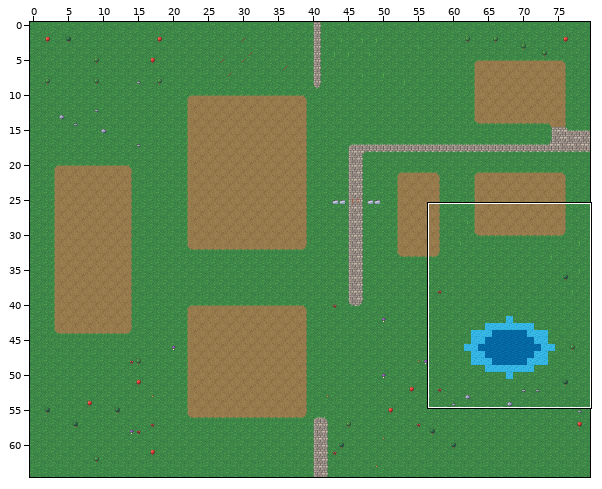
Tiled map, stored at art/own/Maps/Farm_Foraging.tmx. The first picture is a wide view before the edit; the outline marks the close-up.
Close-up. Before the edit:
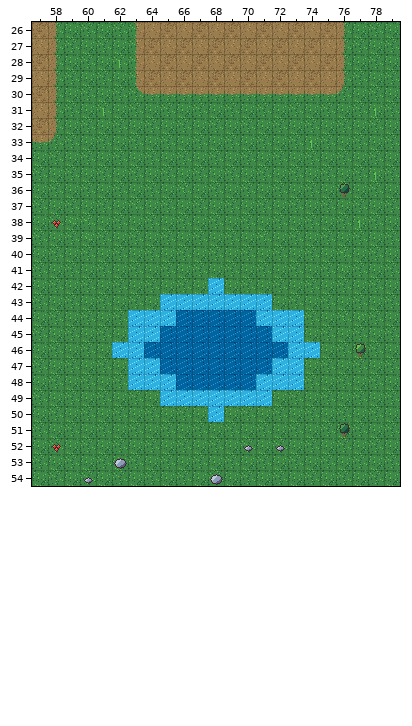
Cells are 16x16 px. Shown: x 57..79, y 26..54. The commit also changed other parts of the map, which this record leaves out.
After:
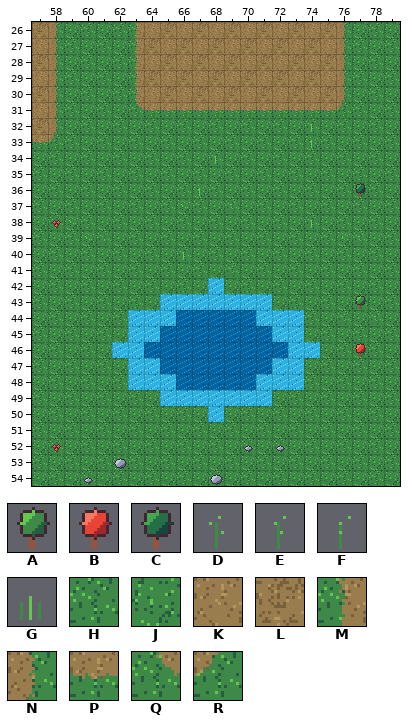
Key: from "Paths": A 9, B 10, C 11, D 13, E 14, F 15, G 22; from "terrain": H 0, J 1, K 4, L 5, M 32, N 37, P 39, Q 40, R 41.
_ is an empty cell.
Tiles replaced or removed in this view: A, C, D, E, F, G, H, J, P, Q, R.
Difference:
Changed rows in their new state; . is an unchanged cell.
Layer "Back":
first column x 63:
30 MKLKLKLKLKLKLN
31 QPPPPPPPPPPPPR
Layer "Paths":
first column x 60:
28 .._................
31 ._................_
32 ..............G....
34 ........G..........
35 .................._
36 ......_G........_C.
37 ..._.....F.........
38 _.............G.._.
39 .E........._.....F.
40 ......G........._..
41 .........D.........
43 .................A.
44 ................D.F
46 .................B.
first column x 76:
51 _
